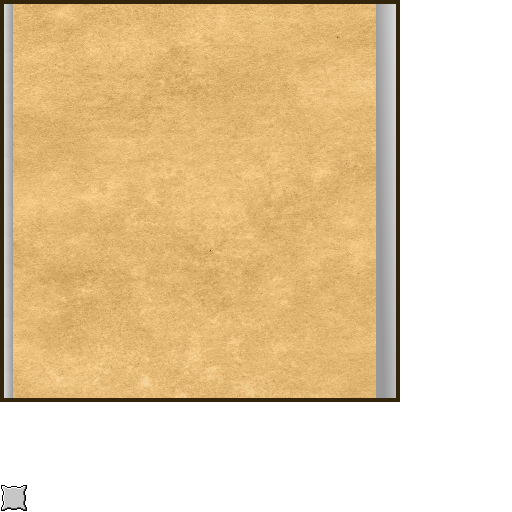
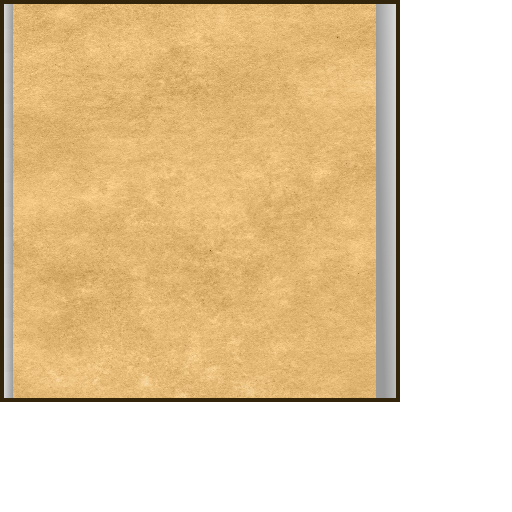
The second 512px x 512px image is a revision of the first. Changes to its layers:
painted on "Icons" over (x1=1, y1=485, x2=27, y2=511)
